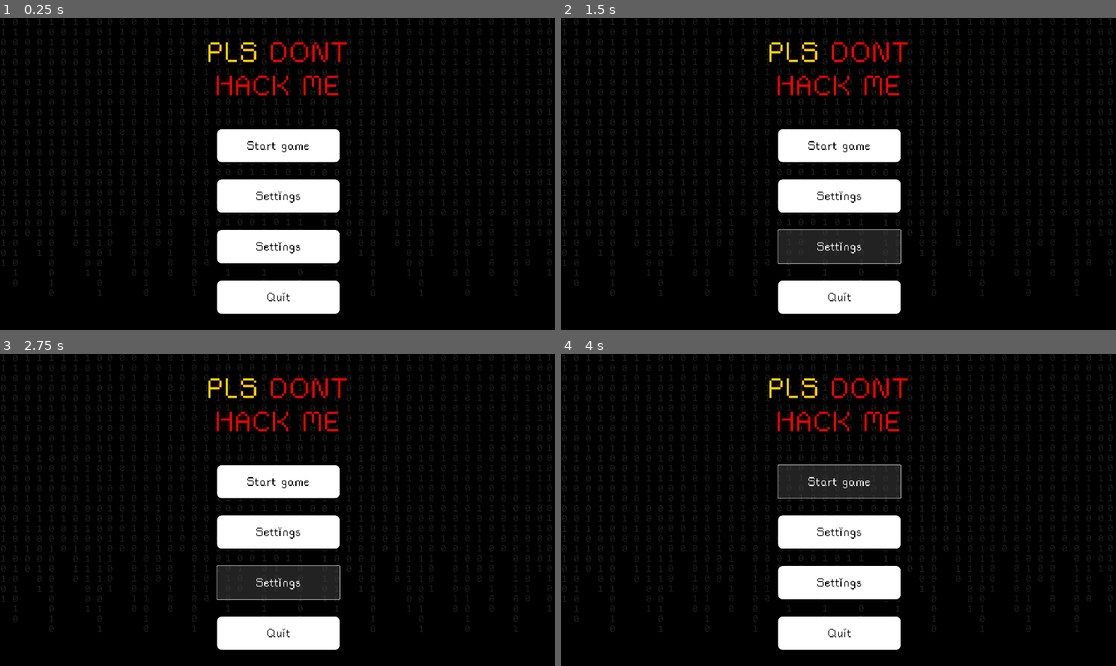
Above: before the commit, frames 1-4 (two rows, left to right).
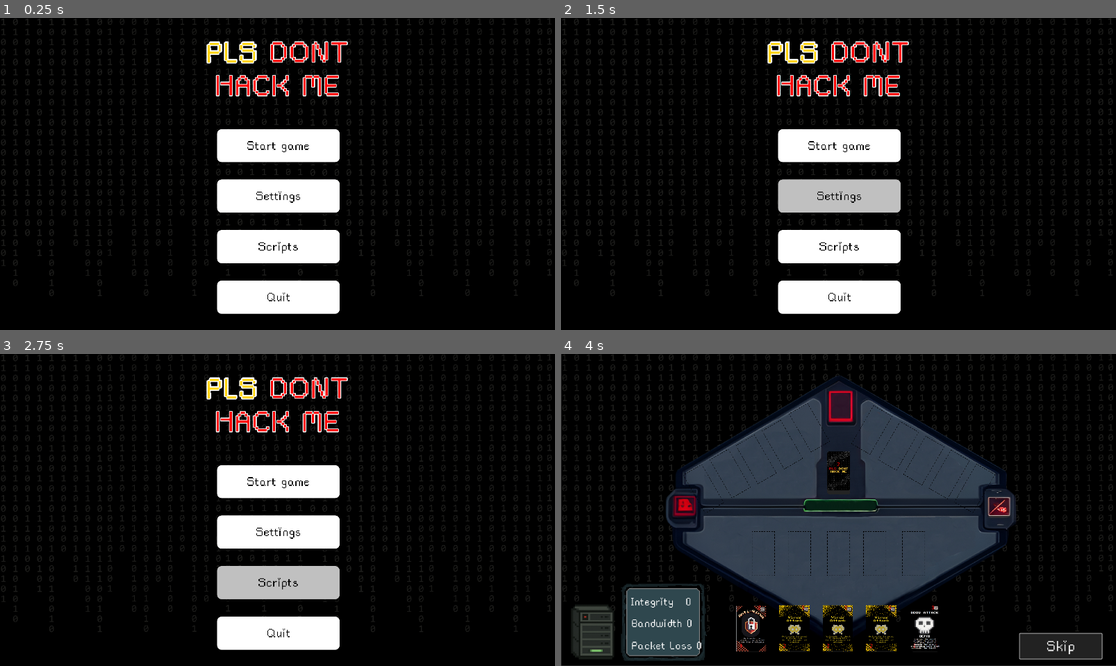
Above: after the commit, the same moments.

Repository: tawaninm/PlsDontHackMe
Game: Godot game, scene res://Scene/mainmenu.tscn
Same seed, same stepped clock (60 frames per second), same inputs: the game is played once before the commit and once after it. This scene is started directly instead of the project's main scene.
Inputs:
- Up to frame 1 (0.25 s): no input
- Up to frame 2 (1.5 s): click "Settings" at 0.5 s; click "Settings" at 1.25 s
- Up to frame 3 (2.75 s): click "Settings" (after the commit: "Scripts") at 2 s
- Up to frame 4 (4 s): click "Start game" at 2.75 s; click "Start game" (after the commit: "Skip") at 3.5 s

The runs differ from the first frame. In frame 1, 1.2% of the frame differs, in the area x 37-63%, y 7-76%; in frame 2, 5.8%; in frame 3, 3.5%; in frame 4, 39%, in the area x 0-100%, y 0-100%.

Commit message:
Mainmenu latest

Diff:
--- a/Scene/main.tscn
+++ b/Scene/main.tscn
@@ -1,7 +1,8 @@
-[gd_scene load_steps=11 format=3 uid="uid://bbjh5jh5bs1t5"]
+[gd_scene load_steps=14 format=3 uid="uid://bbjh5jh5bs1t5"]
 
 [ext_resource type="Script" path="res://Script/card_manager.gd" id="1_56fl5"]
 [ext_resource type="Texture2D" uid="uid://bxkyymwn3fc4p" path="res://Asset/IMG/FiledBack.png" id="1_a84f0"]
+[ext_resource type="Texture2D" uid="uid://b72sdy3wkfdq6" path="res://Asset/UI/10.png" id="1_lk7oc"]
 [ext_resource type="Script" path="res://Script/playerhand.gd" id="3_iqutw"]
 [ext_resource type="PackedScene" uid="uid://d3thw7ewxb7wj" path="res://Scene/Cardslot.tscn" id="3_xtasv"]
 [ext_resource type="Texture2D" uid="uid://dxnhtc0mraow3" path="res://Asset/IMG/29.png" id="4_i0fp1"]
@@ -9,11 +10,18 @@
 [ext_resource type="PackedScene" uid="uid://wsx704nab2tp" path="res://Scene/EnemyCardslot.tscn" id="6_oyyt0"]
 [ext_resource type="Script" path="res://Script/input_manager.gd" id="7_h36c2"]
 [ext_resource type="FontFile" uid="uid://da278r8wxdci8" path="res://Asset/Font/rainyhearts.ttf" id="8_y2327"]
+[ext_resource type="Texture2D" uid="uid://sguluvh8i0kk" path="res://Asset/IMG/28.png" id="11_iw22w"]
+[ext_resource type="Texture2D" uid="uid://cm632sgg7c8pb" path="res://Asset/IMG/27.png" id="12_053pa"]
 
 [sub_resource type="RectangleShape2D" id="RectangleShape2D_ixwm3"]
 size = Vector2(743.998, 1402)
 
 [node name="Main" type="Node2D"]
+
+[node name="Background" type="Sprite2D" parent="."]
+z_index = -4
+position = Vector2(961, 539)
+texture = ExtResource("1_lk7oc")
 
 [node name="Sprite2D" type="Sprite2D" parent="."]
 z_index = -4
@@ -152,3 +160,55 @@
 theme_override_fonts/font = ExtResource("8_y2327")
 theme_override_font_sizes/font_size = 60
 text = "Skip"
+
+[node name="PointPanelP1" type="Sprite2D" parent="."]
+position = Vector2(354.375, 930)
+scale = Vector2(0.289313, 0.266321)
+texture = ExtResource("11_iw22w")
+
+[node name="P1PC" type="Sprite2D" parent="."]
+position = Vector2(109, 961)
+scale = Vector2(0.1875, 0.1875)
+texture = ExtResource("12_053pa")
+
+[node name="Integrity  P1" type="Label" parent="."]
+anchors_preset = 2
+anchor_top = 1.0
+anchor_bottom = 1.0
+offset_left = 243.0
+offset_top = 836.0
+offset_right = 555.0
+offset_bottom = 917.0
+grow_vertical = 0
+theme_override_fonts/font = ExtResource("8_y2327")
+theme_override_font_sizes/font_size = 45
+text = "Integrity   0
+"
+
+[node name="Integrity  P2" type="Label" parent="."]
+anchors_preset = 2
+anchor_top = 1.0
+anchor_bottom = 1.0
+offset_left = 243.0
+offset_top = 911.0
+offset_right = 555.0
+offset_bottom = 992.0
+grow_vertical = 0
+theme_override_fonts/font = ExtResource("8_y2327")
+theme_override_font_sizes/font_size = 45
+text = "Bandwidth 0
+"
+
+[node name="Integrity  P3" type="Label" parent="."]
+anchors_preset = 2
+anchor_top = 1.0
+anchor_bottom = 1.0
+offset_left = 243.0
+offset_top = 988.0
+offset_right = 555.0
+offset_bottom = 1069.0
+grow_vertical = 0
+theme_override_fonts/font = ExtResource("8_y2327")
+theme_override_font_sizes/font_size = 45
+text = "Packet Loss 0
+"
--- a/Scene/mainmenu.tscn
+++ b/Scene/mainmenu.tscn
@@ -1,10 +1,31 @@
-[gd_scene load_steps=5 format=3 uid="uid://vv4637mpfqba"]
+[gd_scene load_steps=9 format=3 uid="uid://vv4637mpfqba"]
 
 [ext_resource type="Texture2D" uid="uid://b72sdy3wkfdq6" path="res://Asset/UI/10.png" id="1_td516"]
 [ext_resource type="FontFile" uid="uid://da278r8wxdci8" path="res://Asset/Font/rainyhearts.ttf" id="1_uiyus"]
+[ext_resource type="Script" path="res://Script/mainmenu.gd" id="1_xxwec"]
 
 [sub_resource type="StyleBoxTexture" id="StyleBoxTexture_tyc2l"]
 texture = ExtResource("1_td516")
+
+[sub_resource type="StyleBoxEmpty" id="StyleBoxEmpty_buacs"]
+
+[sub_resource type="StyleBoxFlat" id="StyleBoxFlat_3bhvf"]
+bg_color = Color(0.65177, 0.651769, 0.651769, 1)
+corner_radius_top_left = 16
+corner_radius_top_right = 16
+corner_radius_bottom_right = 16
+corner_radius_bottom_left = 16
+shadow_size = 5
+shadow_offset = Vector2(0, 3.41)
+
+[sub_resource type="StyleBoxFlat" id="StyleBoxFlat_o2l6b"]
+bg_color = Color(0.751461, 0.751461, 0.751461, 1)
+corner_radius_top_left = 16
+corner_radius_top_right = 16
+corner_radius_bottom_right = 16
+corner_radius_bottom_left = 16
+shadow_size = 5
+shadow_offset = Vector2(0, 3.41)
 
 [sub_resource type="StyleBoxFlat" id="StyleBoxFlat_rl4cm"]
 bg_color = Color(1, 1, 1, 1)
@@ -22,6 +43,7 @@
 anchor_bottom = 1.0
 grow_horizontal = 2
 grow_vertical = 2
+script = ExtResource("1_xxwec")
 
 [node name="Panel" type="Panel" parent="."]
 layout_mode = 1
@@ -50,36 +72,60 @@
 [node name="Button" type="Button" parent="VBoxContainer"]
 layout_mode = 2
 size_flags_vertical = 3
+theme_override_colors/font_hover_color = Color(0, 0, 0, 1)
+theme_override_colors/font_pressed_color = Color(0, 0, 0, 1)
+theme_override_colors/font_focus_color = Color(0, 0, 0, 1)
 theme_override_colors/font_color = Color(0, 0, 0, 1)
 theme_override_fonts/font = ExtResource("1_uiyus")
 theme_override_font_sizes/font_size = 50
+theme_override_styles/focus = SubResource("StyleBoxEmpty_buacs")
+theme_override_styles/hover_pressed = SubResource("StyleBoxFlat_3bhvf")
+theme_override_styles/hover = SubResource("StyleBoxFlat_o2l6b")
 theme_override_styles/normal = SubResource("StyleBoxFlat_rl4cm")
 text = "Start game"
 
 [node name="Button2" type="Button" parent="VBoxContainer"]
 layout_mode = 2
 size_flags_vertical = 3
+theme_override_colors/font_hover_color = Color(0, 0, 0, 1)
+theme_override_colors/font_pressed_color = Color(0, 0, 0, 1)
+theme_override_colors/font_focus_color = Color(0, 0, 0, 1)
 theme_override_colors/font_color = Color(0, 0, 0, 1)
 theme_override_fonts/font = ExtResource("1_uiyus")
 theme_override_font_sizes/font_size = 50
+theme_override_styles/focus = SubResource("StyleBoxEmpty_buacs")
+theme_override_styles/hover_pressed = SubResource("StyleBoxFlat_3bhvf")
+theme_override_styles/hover = SubResource("StyleBoxFlat_o2l6b")
 theme_override_styles/normal = SubResource("StyleBoxFlat_rl4cm")
 text = "Settings"
 
 [node name="Button4" type="Button" parent="VBoxContainer"]
 layout_mode = 2
 size_flags_vertical = 3
+theme_override_colors/font_hover_color = Color(0, 0, 0, 1)
+theme_override_colors/font_pressed_color = Color(0, 0, 0, 1)
+theme_override_colors/font_focus_color = Color(0, 0, 0, 1)
 theme_override_colors/font_color = Color(0, 0, 0, 1)
 theme_override_fonts/font = ExtResource("1_uiyus")
 theme_override_font_sizes/font_size = 50
+theme_override_styles/focus = SubResource("StyleBoxEmpty_buacs")
+theme_override_styles/hover_pressed = SubResource("StyleBoxFlat_3bhvf")
+theme_override_styles/hover = SubResource("StyleBoxFlat_o2l6b")
 theme_override_styles/normal = SubResource("StyleBoxFlat_rl4cm")
-text = "Settings"
+text = "Scripts"
 
 [node name="Button3" type="Button" parent="VBoxContainer"]
 layout_mode = 2
 size_flags_vertical = 3
+theme_override_colors/font_hover_color = Color(0, 0, 0, 1)
+theme_override_colors/font_pressed_color = Color(0, 0, 0, 1)
+theme_override_colors/font_focus_color = Color(0, 0, 0, 1)
 theme_override_colors/font_color = Color(0, 0, 0, 1)
 theme_override_fonts/font = ExtResource("1_uiyus")
 theme_override_font_sizes/font_size = 50
+theme_override_styles/focus = SubResource("StyleBoxEmpty_buacs")
+theme_override_styles/hover_pressed = SubResource("StyleBoxFlat_3bhvf")
+theme_override_styles/hover = SubResource("StyleBoxFlat_o2l6b")
 theme_override_styles/normal = SubResource("StyleBoxFlat_rl4cm")
 text = "Quit"
 
@@ -98,7 +144,9 @@
 grow_vertical = 2
 theme_override_colors/font_color = Color(1, 0, 0, 1)
 theme_override_colors/font_shadow_color = Color(0, 0, 0, 1)
+theme_override_colors/font_outline_color = Color(1, 1, 1, 1)
 theme_override_constants/shadow_offset_y = 10
+theme_override_constants/outline_size = 11
 theme_override_fonts/font = ExtResource("1_uiyus")
 theme_override_font_sizes/font_size = 120
 text = "PLS DONT
@@ -113,17 +161,23 @@
 anchor_top = 0.5
 anchor_right = 0.5
 anchor_bottom = 0.5
-offset_left = -517.0
-offset_top = -172.5
-offset_right = 204.0
-offset_bottom = 56.5
+offset_left = -480.0
+offset_top = -216.5
+offset_right = 160.0
+offset_bottom = 104.5
 grow_horizontal = 2
 grow_vertical = 2
 theme_override_colors/font_color = Color(1, 0.827451, 0, 1)
 theme_override_colors/font_shadow_color = Color(0, 0, 0, 1)
+theme_override_colors/font_outline_color = Color(1, 1, 1, 1)
 theme_override_constants/shadow_offset_y = 10
+theme_override_constants/outline_size = 13
 theme_override_fonts/font = ExtResource("1_uiyus")
 theme_override_font_sizes/font_size = 120
 text = "PLS"
 horizontal_alignment = 1
 vertical_alignment = 1
+
+[connection signal="pressed" from="VBoxContainer/Button" to="." method="_on_Start_pressed"]
+[connection signal="pressed" from="VBoxContainer/Button2" to="." method="_on_Setting_pressed"]
+[connection signal="pressed" from="VBoxContainer/Button3" to="." method="_on_exit_pressed"]
--- /dev/null
+++ b/Scene/preparation_point.tscn
@@ -0,0 +1,172 @@
+[gd_scene load_steps=6 format=3 uid="uid://biwdnrn4o8svg"]
+
+[ext_resource type="Texture2D" uid="uid://b72sdy3wkfdq6" path="res://Asset/UI/10.png" id="1_j184r"]
+[ext_resource type="Texture2D" uid="uid://cbjyaxabepcs5" path="res://Asset/UI/12.png" id="2_j3bg7"]
+[ext_resource type="Texture2D" uid="uid://bunj3x3q1i5hk" path="res://Asset/UI/11.png" id="3_rcsyx"]
+[ext_resource type="FontFile" uid="uid://da278r8wxdci8" path="res://Asset/Font/rainyhearts.ttf" id="4_2ecv6"]
+
+[sub_resource type="StyleBoxTexture" id="StyleBoxTexture_k7km0"]
+texture = ExtResource("1_j184r")
+
+[node name="PreparationPoint" type="Control"]
+layout_mode = 3
+anchors_preset = 15
+anchor_right = 1.0
+anchor_bottom = 1.0
+grow_horizontal = 2
+grow_vertical = 2
+
+[node name="Panel" type="Panel" parent="."]
+layout_mode = 1
+anchors_preset = 15
+anchor_right = 1.0
+anchor_bottom = 1.0
+grow_horizontal = 2
+grow_vertical = 2
+theme_override_styles/panel = SubResource("StyleBoxTexture_k7km0")
+
+[node name="TextureRect" type="TextureRect" parent="."]
+layout_mode = 0
+offset_left = 1234.0
+offset_top = 329.0
+offset_right = 2453.0
+offset_bottom = 1385.0
+scale = Vector2(0.402951, 0.402951)
+texture = ExtResource("2_j3bg7")
+
+[node name="TextureRect2" type="TextureRect" parent="."]
+layout_mode = 0
+offset_left = 79.0
+offset_top = 881.0
+offset_right = 1298.0
+offset_bottom = 1937.0
+scale = Vector2(0.15009, 0.15009)
+texture = ExtResource("3_rcsyx")
+
+[node name="Point" type="Label" parent="."]
+layout_mode = 1
+offset_top = 30.0
+offset_right = 585.0
+offset_bottom = 203.0
+theme_override_colors/font_color = Color(1, 1, 0.129412, 1)
+theme_override_fonts/font = ExtResource("4_2ecv6")
+theme_override_font_sizes/font_size = 75
+text = "POINTS
+REMAININGL: 100"
+horizontal_alignment = 1
+vertical_alignment = 1
+
+[node name="Timecount" type="Label" parent="."]
+layout_mode = 1
+anchors_preset = 1
+anchor_left = 1.0
+anchor_right = 1.0
+offset_left = -625.0
+offset_right = -40.0
+offset_bottom = 173.0
+grow_horizontal = 0
+theme_override_colors/font_color = Color(0.940936, 0.959308, 1, 1)
+theme_override_fonts/font = ExtResource("4_2ecv6")
+theme_override_font_sizes/font_size = 75
+text = "PREPARATION 0:58"
+horizontal_alignment = 1
+vertical_alignment = 1
+
+[node name="Integrity" type="Label" parent="."]
+layout_mode = 1
+anchors_preset = 1
+anchor_left = 1.0
+anchor_right = 1.0
+offset_left = -1962.0
+offset_top = 314.0
+offset_right = -1011.0
+offset_bottom = 412.0
+grow_horizontal = 0
+theme_override_colors/font_color = Color(1, 1, 1, 1)
+theme_override_fonts/font = ExtResource("4_2ecv6")
+theme_override_font_sizes/font_size = 85
+text = "Integrity             0"
+horizontal_alignment = 1
+vertical_alignment = 1
+
+[node name="Bandwidth" type="Label" parent="."]
+layout_mode = 1
+anchors_preset = 1
+anchor_left = 1.0
+anchor_right = 1.0
+offset_left = -1836.0
+offset_top = 490.0
+offset_right = -1145.0
+offset_bottom = 588.0
+grow_horizontal = 0
+theme_override_colors/font_color = Color(1, 1, 1, 1)
+theme_override_fonts/font = ExtResource("4_2ecv6")
+theme_override_font_sizes/font_size = 85
+text = "Bandwidth           0"
+horizontal_alignment = 1
+vertical_alignment = 1
+
+[node name="Packet Loss" type="Label" parent="."]
+layout_mode = 1
+anchors_preset = 1
+anchor_left = 1.0
+anchor_right = 1.0
+offset_left = -1864.0
+offset_top = 659.0
+offset_right = -1110.0
+offset_bottom = 757.0
+grow_horizontal = 0
+theme_override_colors/font_color = Color(1, 1, 1, 1)
+theme_override_fonts/font = ExtResource("4_2ecv6")
+theme_override_font_sizes/font_size = 85
+text = "Packet Loss         0"
+horizontal_alignment = 1
+vertical_alignment = 1
+
+[node name="Button Integrity" type="Button" parent="."]
+layout_mode = 1
+anchors_preset = -1
+anchor_left = 0.485
+anchor_top = 0.331
+anchor_right = 0.485
+anchor_bottom = 0.331
+offset_left = -39.2
+offset_top = -87.48
+offset_right = 38.8
+offset_bottom = 87.52
+grow_horizontal = 2
+grow_vertical = 2
+theme_override_font_sizes/font_size = 122
+text = "+"
+
+[node name="Button Bandwidth" type="Button" parent="."]
+layout_mode = 1
+anchors_preset = -1
+anchor_left = 0.485
+anchor_top = 0.495
+anchor_right = 0.485
+anchor_bottom = 0.495
+offset_left = -39.2
+offset_top = -87.6
+offset_right = 38.8
+offset_bottom = 87.4
+grow_horizontal = 2
+grow_vertical = 2
+theme_override_font_sizes/font_size = 122
+text = "+"
+
+[node name="Button Packet Loss" type="Button" parent="."]
+layout_mode = 1
+anchors_preset = -1
+anchor_left = 0.485
+anchor_top = 0.495
+anchor_right = 0.485
+anchor_bottom = 0.495
+offset_left = -39.2
+offset_top = 77.4
+offset_right = 38.8
+offset_bottom = 252.4
+grow_horizontal = 2
+grow_vertical = 2
+theme_override_font_sizes/font_size = 122
+text = "+"
--- /dev/null
+++ b/Script/mainmenu.gd
@@ -0,0 +1,23 @@
+extends Control
+
+
+# Called when the node enters the scene tree for the first time.
+func _ready() -> void:
+	pass # Replace with function body.
+
+
+# Called every frame. 'delta' is the elapsed time since the previous frame.
+func _process(delta: float) -> void:
+	pass
+
+
+func _on_Start_pressed() -> void:
+	get_tree().change_scene_to_file("res://Scene/main.tscn")
+
+
+func _on_Setting_pressed() -> void:
+	print("Setting pressed")
+
+
+func _on_exit_pressed() -> void:
+	get_tree().quit()
